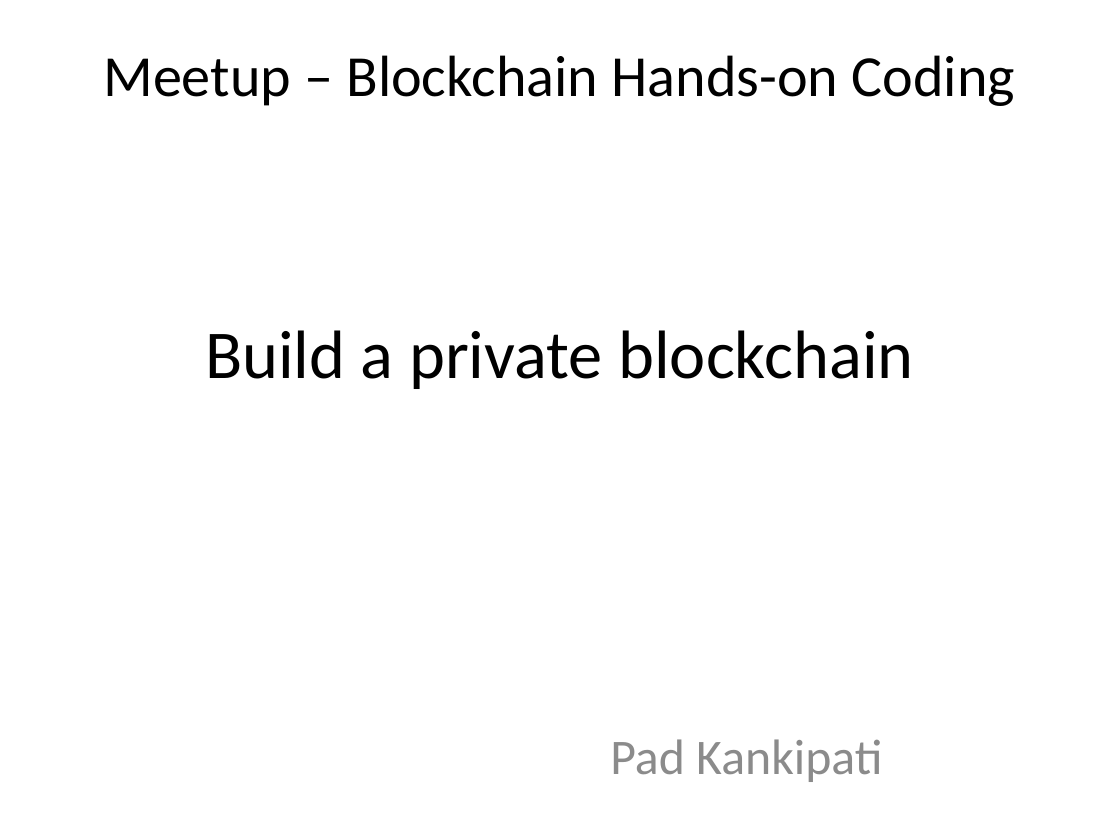
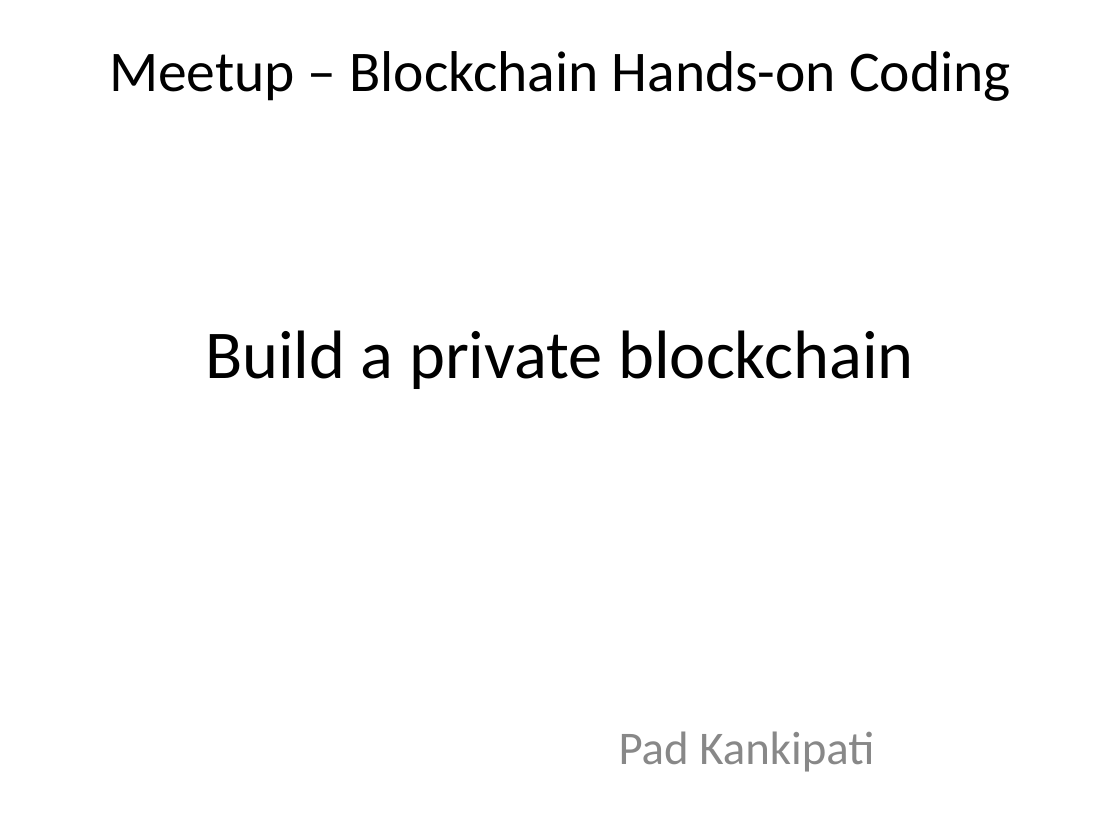
Before and after one commit to pkankipati/myblockchain, a slide deck: slide 1 of docs/Build a private blockchain.pptx. Drawn at 1120x840 pixels with LibreOffice and Linux fonts; fonts in the diff are those of the drawing. Boxes give left, top, right and bottom in pixels: in the first picture for what was removed or moved away, otherwise in the second. Text is boxed around its words. In the diff, an @@ line names an element or a change of style, - is before the commit and + after.

```diff
--- a/docs/Build a private blockchain.pptx
+++ b/docs/Build a private blockchain.pptx
@@ text "Meetup – Blockchain Hands-on Coding" at [109,51,1011,101]: size 37.4 to 37 pt; line spacing 1 to 0.9 @@
@@ subtitle "Pad Kankipati" at [619,731,874,772]: size 32 to 30.1 pt, text colour #8C8C8C to #888888; line spacing 1 to 0.9 @@
```
Also in this commit, not shown: 37 other slides changed, 1 other file.
